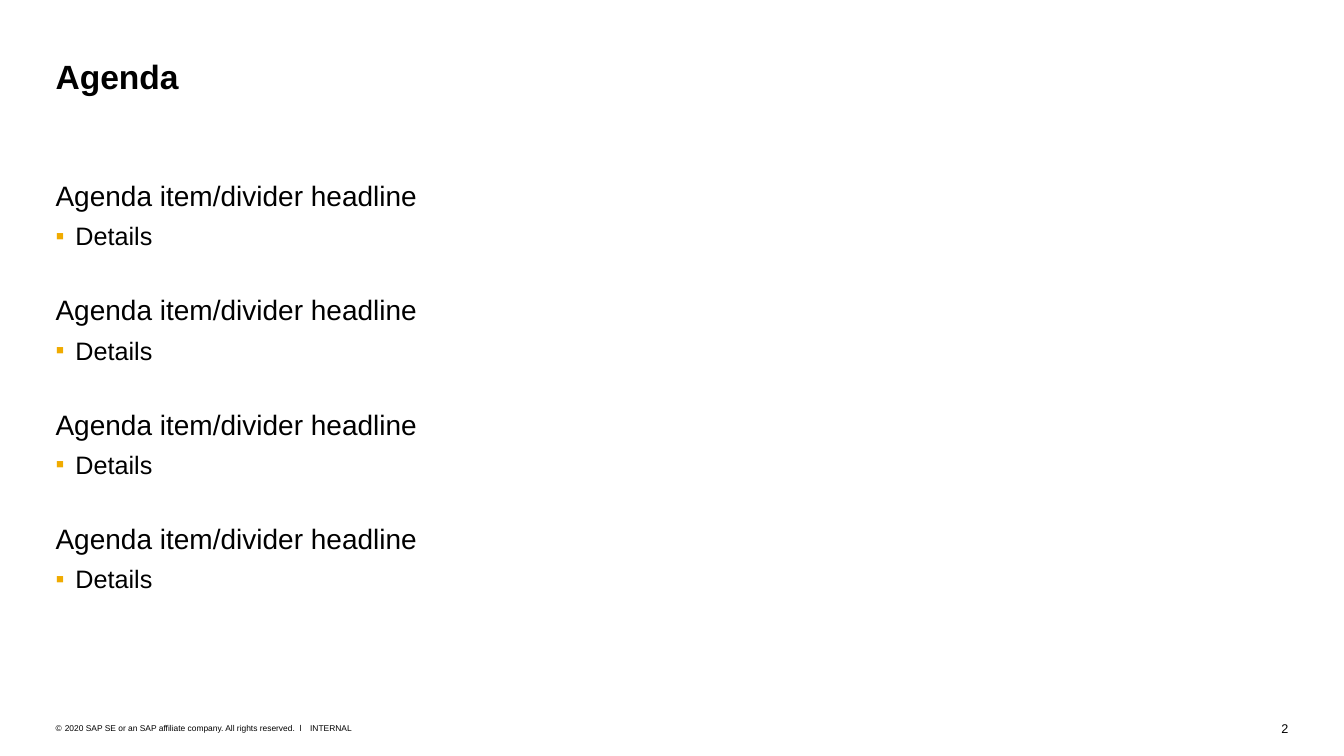
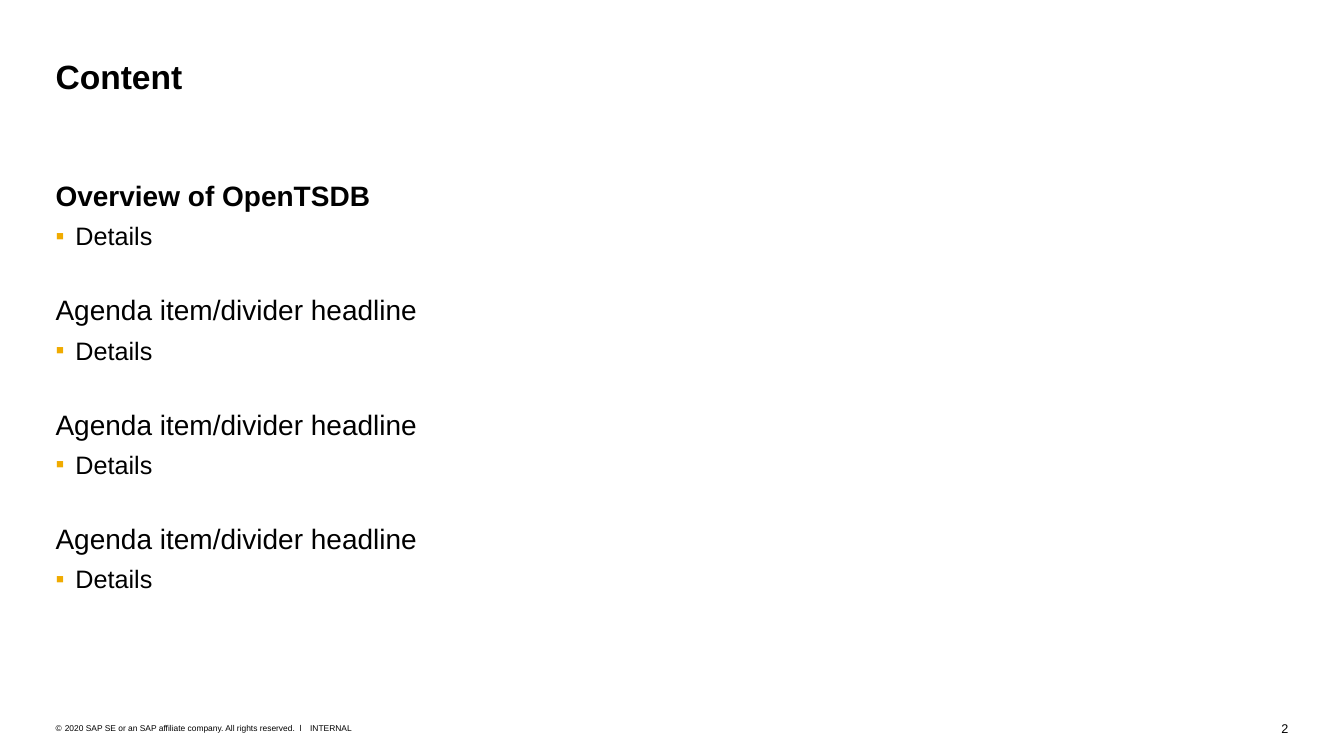
Before and after one commit to Voidkai/Survey_on_NoSQL, a slide deck: slide 2 of NoSQL/The_Survey_On_OpenTSDB.pptx. Drawn at 1344x756 pixels with LibreOffice and Linux fonts; fonts in the diff are those of the drawing. Boxes give left, top, right and bottom in pixels: in the first picture for what was removed or moved away, otherwise in the second. Text is boxed around its words. In the diff, an @@ line names an element or a change of style, - is before the commit and + after.

```diff
--- a/NoSQL/The_Survey_On_OpenTSDB.pptx
+++ b/NoSQL/The_Survey_On_OpenTSDB.pptx
@@ title at (x1=56, y1=65, x2=183, y2=90): text changed @@
-Agenda
+Content
@@ text at (x1=56, y1=185, x2=370, y2=211): text changed; bold on @@
-Agenda item/divider headline
+Overview of OpenTSDB
```
Also in this commit, not shown: 2 other slides changed, 5 slides added, 1 slide removed.
